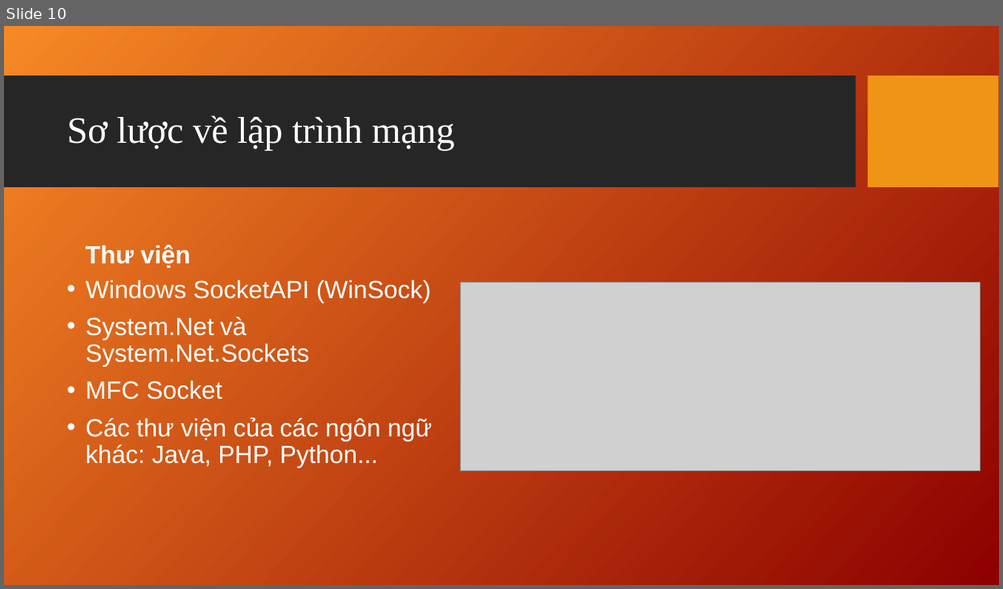
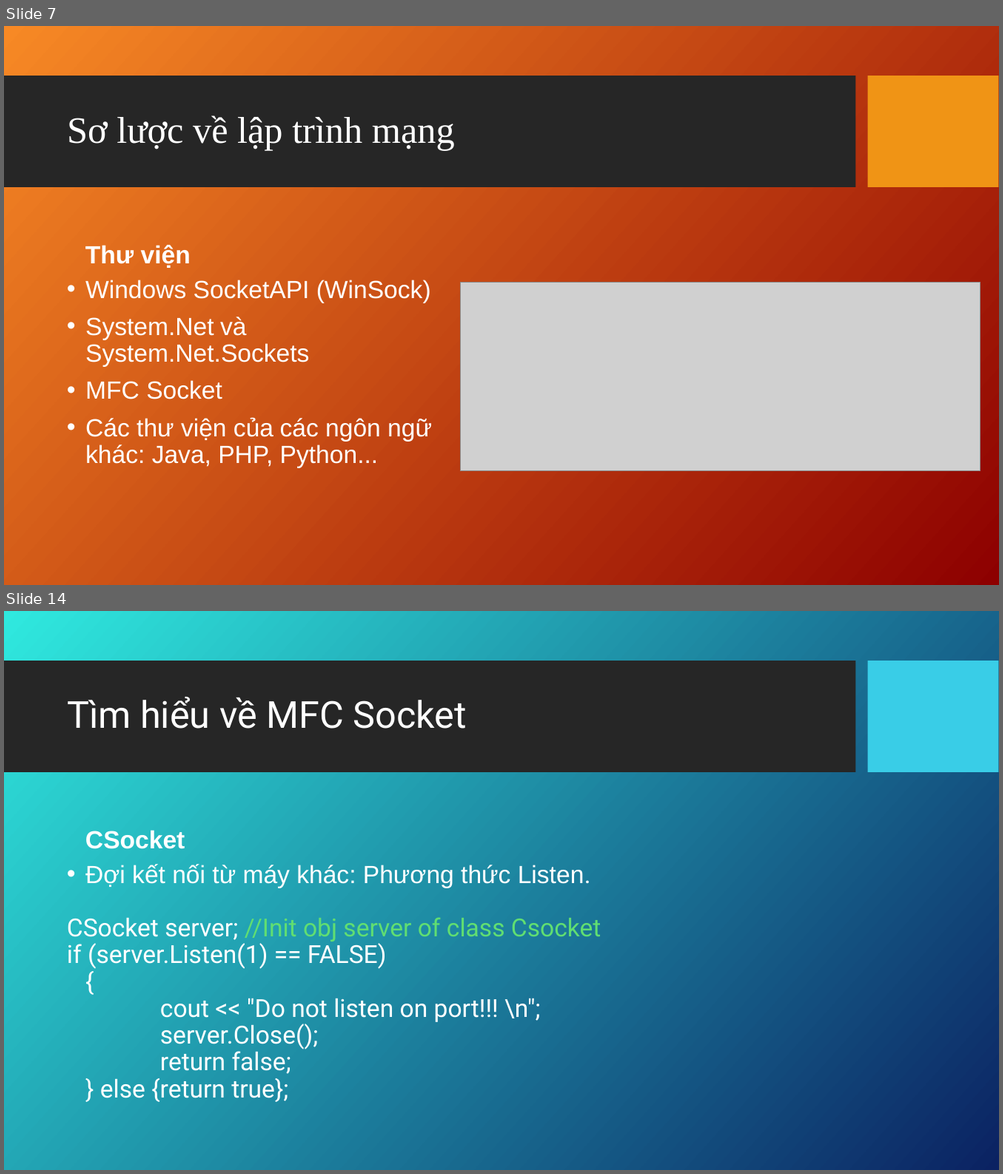
Before and after one commit to bahao247/ChattingApp, a slide deck: Documents/Socket_Connect_Presentation_TuanNA_2142.ppt. Shown one above the other, each under a label of ours: slide 10 before the commit, slides 7 and 14 after it; the slides between them are not shown. The pictures are 1003x589 and 1003x1174 pixels, drawn with LibreOffice and Linux fonts; fonts in the diff are those of the drawing; grey boxes stand for pictures; background and template pictures are left out. Boxes give left, top, right and bottom in pixels: in the first picture for what was removed or moved away, otherwise in the second. Text is boxed around its words. In the diff, an @@ line names an element or a change of style, - is before the commit and + after.

```diff
--- a/Documents/Socket_Connect_Presentation_TuanNA_2142.ppt
+++ b/Documents/Socket_Connect_Presentation_TuanNA_2142.ppt
@@ slide 14 added at (x1=4, y1=611, x2=999, y2=1170), background picture (left out); not listed: 1 template element that a slide beside it also shows @@
@@ rectangle added at (x1=868, y1=661, x2=998, y2=773), fill #39CDE7 @@
@@ title added at (x1=67, y1=696, x2=466, y2=729), 36 pt, text #FFFFFF @@
+Tìm hiểu về MFC Socket
@@ text added at (x1=85, y1=830, x2=185, y2=849), 24 pt, text #FFFFFF, bold @@
+CSocket
@@ text added at (x1=67, y1=864, x2=600, y2=1102), 24 pt, text #FFFFFF @@
+• Đợi kết nối từ máy khác: Phương thức Listen.
+CSocket server; //Init obj server of class Csocket
+if (server.Listen(1) == FALSE)
+{
+cout << "Do not listen on port!!! \n";
+server.Close();
+return false;
+} else {return true};
@@ what was slide 10 is now slide 7 @@
```
Also in this commit, not shown: 15 other slides added, 13 slides removed, 3 other files.
